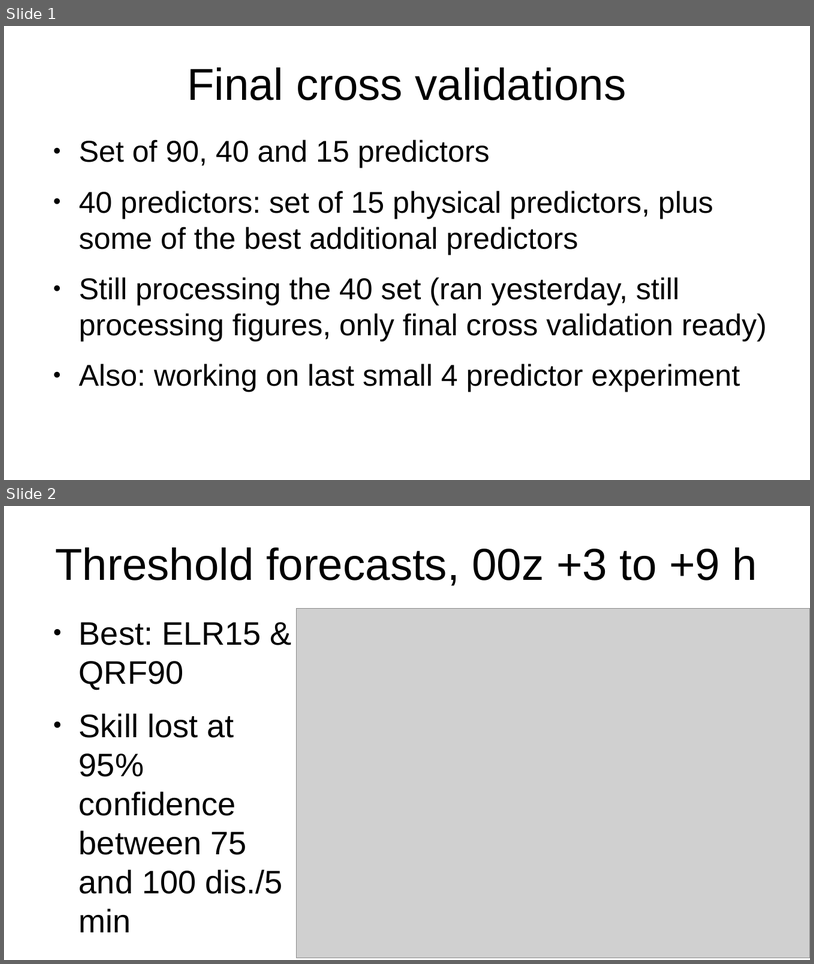
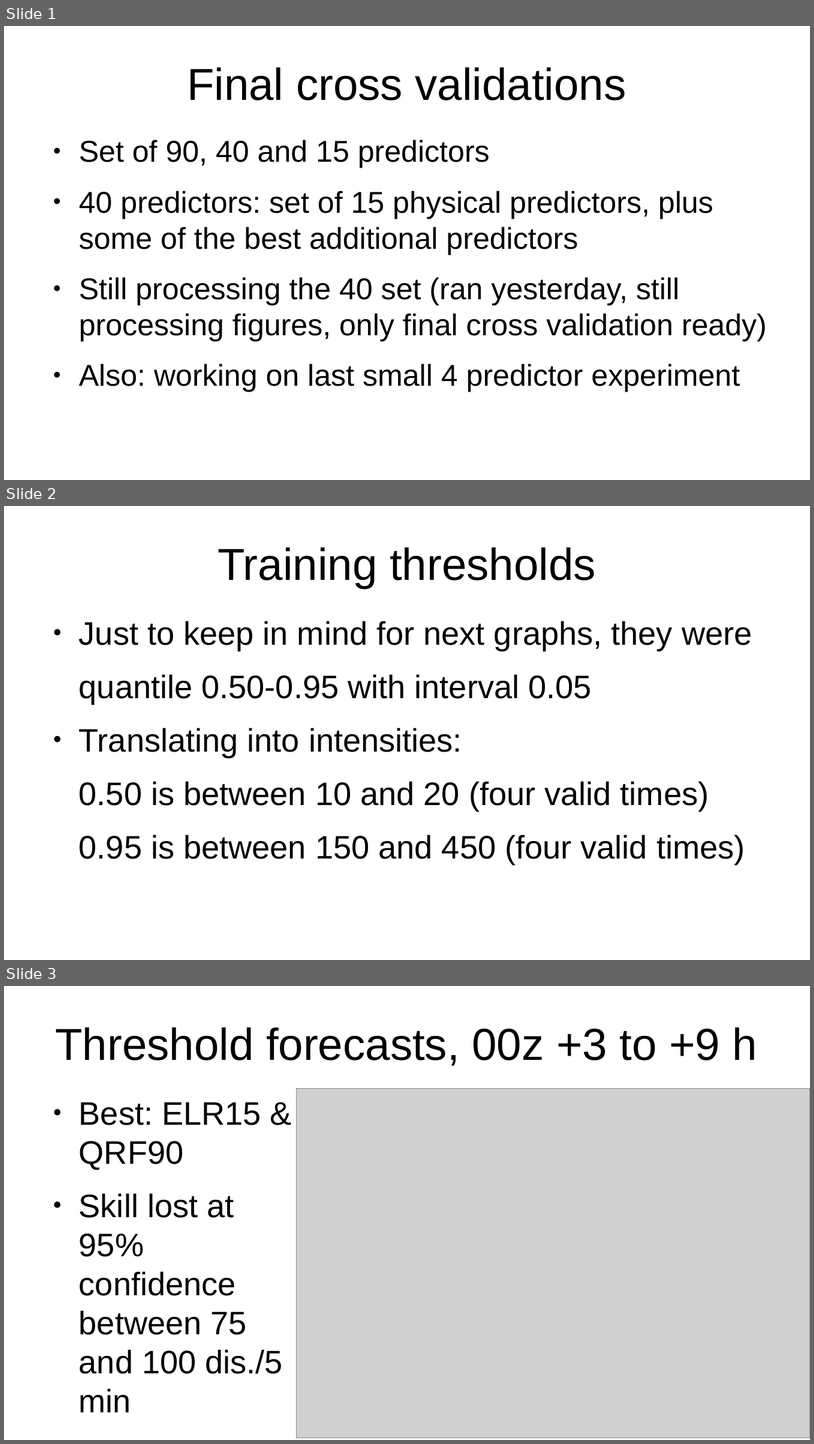
Before and after one commit to meteoNL/ThunderstormPostProcessingv0.1, a slide deck: presentation_april_12th_results.odp. Shown one above the other, each under a label of ours: slides 1 and 2 before the commit, slides 1, 2 and 3 after it. The pictures are 814x964 and 814x1444 pixels, drawn with LibreOffice and Linux fonts; fonts in the diff are those of the drawing; grey boxes stand for pictures. Boxes give left, top, right and bottom in pixels: in the first picture for what was removed or moved away, otherwise in the second. Text is boxed around its words. In the diff, an @@ line names an element or a change of style, - is before the commit and + after.

```diff
--- a/presentation_april_12th_results.odp
+++ b/presentation_april_12th_results.odp
@@ slide 2 added at box(4, 506, 810, 960), background #FFFFFF @@
@@ title added at box(218, 547, 596, 588), 44 pt, text #000000 @@
+Training thresholds
@@ text added at box(79, 621, 752, 864), 32 pt, text #000000 @@
+● Just to keep in mind for next graphs, they were
+quantile 0.50-0.95 with interval 0.05
+● Translating into intensities:
+0.50 is between 10 and 20 (four valid times)
+0.95 is between 150 and 450 (four valid times)
@@ what was slide 2 is now slide 3 @@
```
Also in this commit, not shown: 1 slide changed, 2 other slides added.
